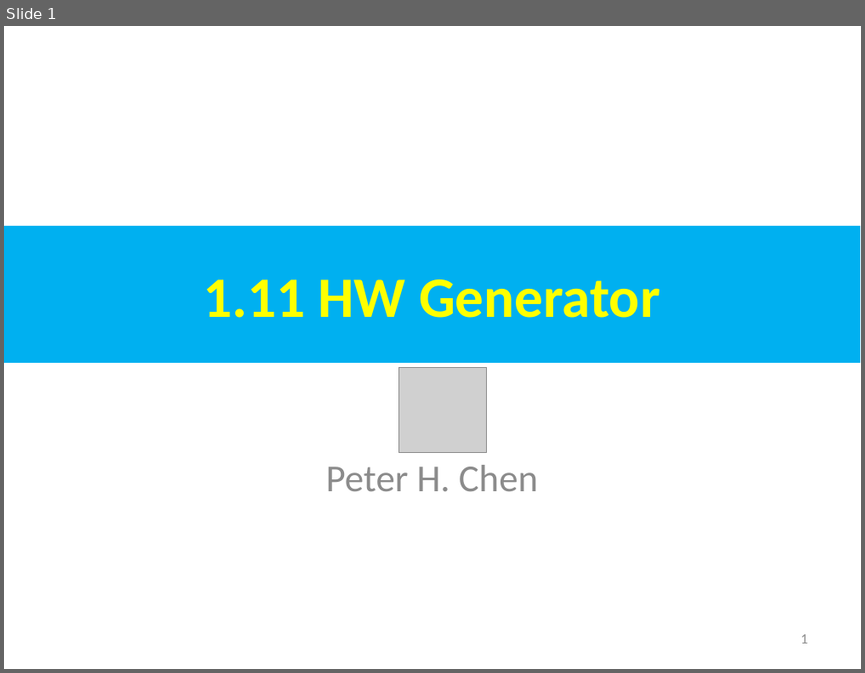
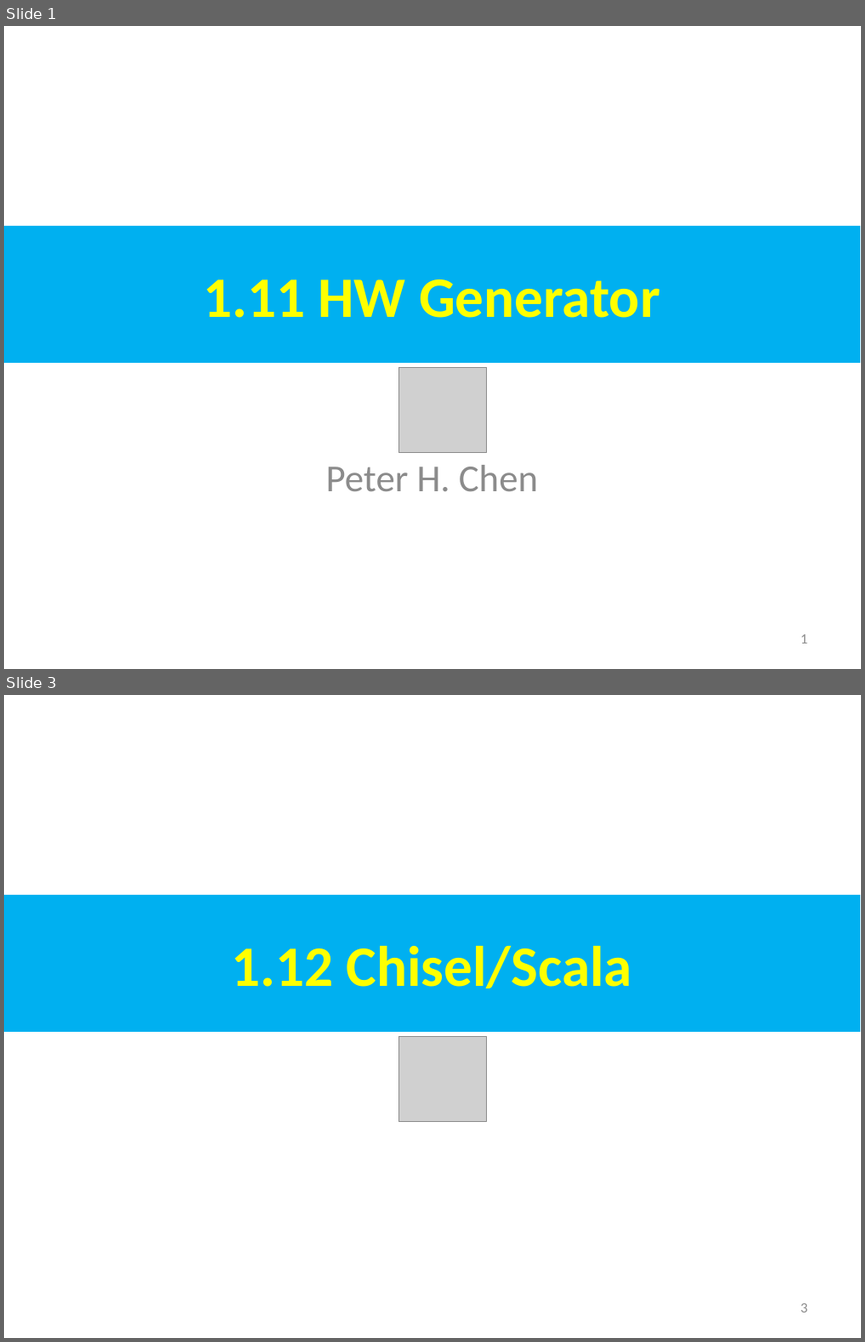
Before and after one commit to peterhchen/AIU_CS800_Chisel, a slide deck: 100_Chisel_HW_Design/001_Intro/000_Video/001.11_20_Generator.ppt. Shown one above the other, each under a label of ours: slide 1 before the commit, slides 1 and 3 after it; the slides between them are not shown. The pictures are 865x673 and 865x1342 pixels, drawn with LibreOffice and Linux fonts; fonts in the diff are those of the drawing; grey boxes stand for pictures. Boxes give left, top, right and bottom in pixels: in the first picture for what was removed or moved away, otherwise in the second. Text is boxed around its words. In the diff, an @@ line names an element or a change of style, - is before the commit and + after.

```diff
--- a/100_Chisel_HW_Design/001_Intro/000_Video/001.11_20_Generator.ppt
+++ b/100_Chisel_HW_Design/001_Intro/000_Video/001.11_20_Generator.ppt
@@ slide 3 added at (4,695,861,1338), background #FFFFFF @@
@@ rectangle added at (4,895,860,1032), fill #00B0F0, 48 pt, text #FFFF00, bold @@
+1.12 Chisel/Scala
@@ picture added at (399,1037,487,1122) @@
@@ page number added at (800,1303,807,1312), 12 pt, text #8B8B8B @@
+3
```
Also in this commit, not shown: 1 slide changed, 18 other slides added, 2 other files.
